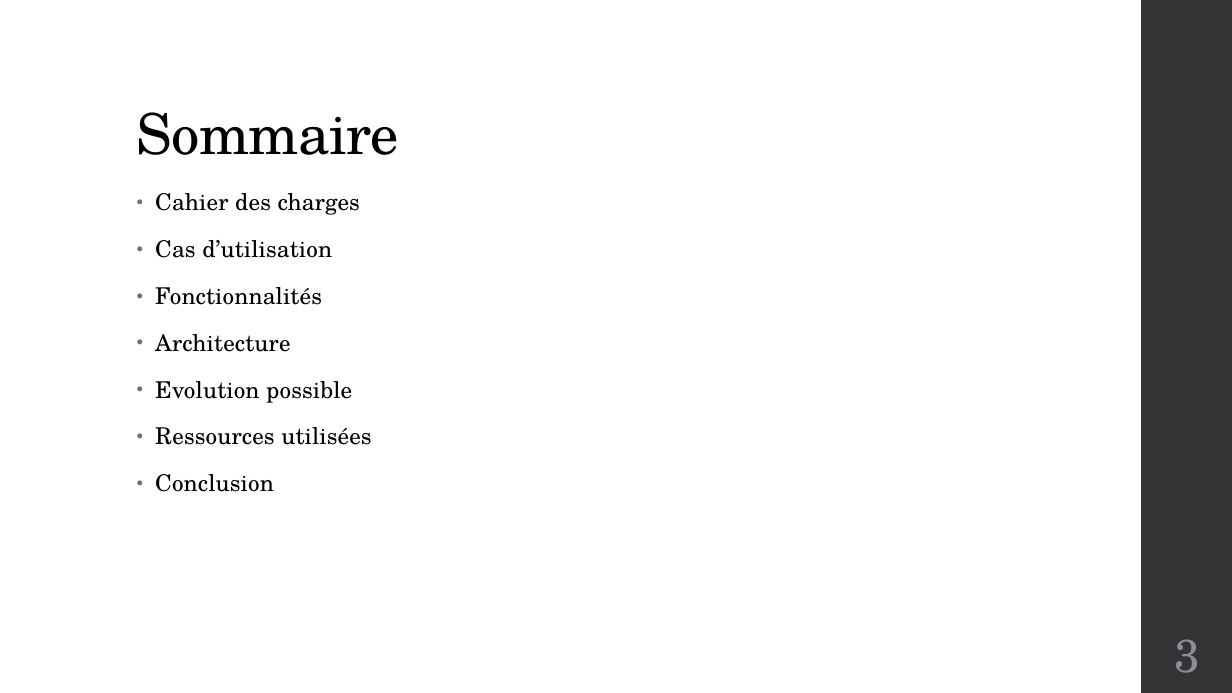
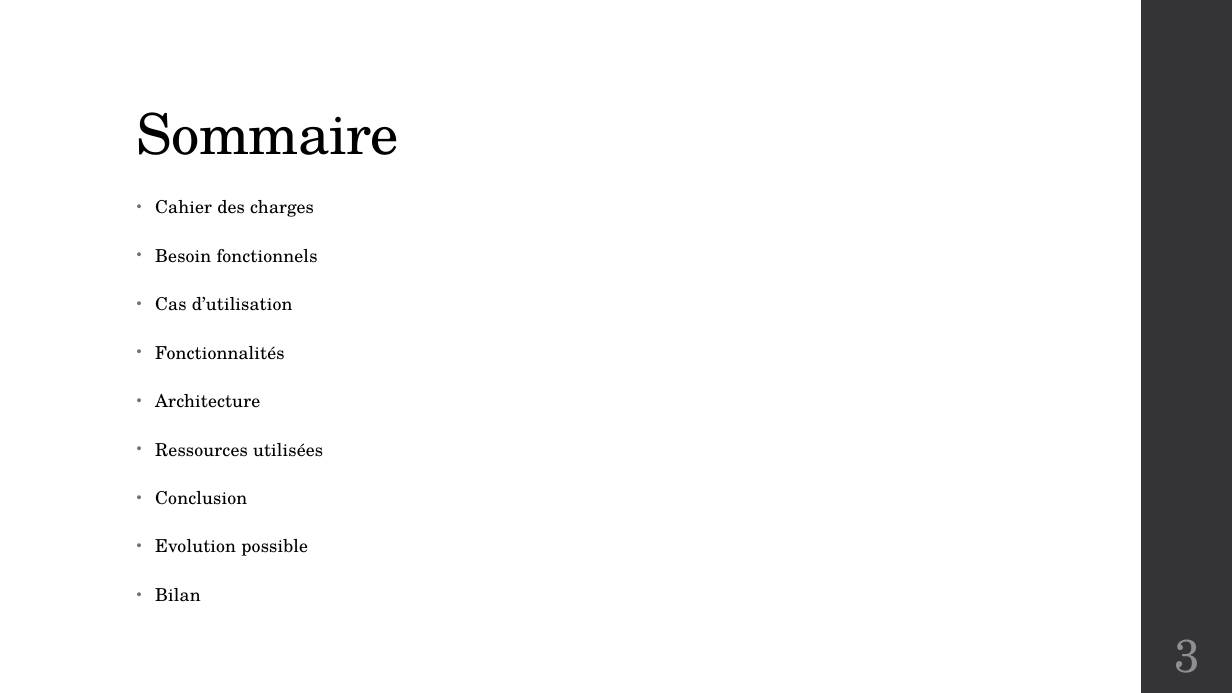
Before and after one commit to fwillemain/ProjetWPF, a slide deck: slide 3 of Livrables/Job Overview.pptx. Drawn at 1232x693 pixels with LibreOffice and Linux fonts; fonts in the diff are those of the drawing. Boxes give left, top, right and bottom in pixels: in the first picture for what was removed or moved away, otherwise in the second. Text is boxed around its words. In the diff, an @@ line names an element or a change of style, - is before the commit and + after.

```diff
--- a/Livrables/Job Overview.pptx
+++ b/Livrables/Job Overview.pptx
@@ text at (155, 200, 323, 505): size 18 to 13.9 pt in "Cahier des charges", "Cas d’utilisation", "Fonctionnalités", "Architecture" and 2 more places; line spacing 0.95 to 1.3 @@
@@ text at (155, 249, 318, 263): paragraph added @@
+• Besoin fonctionnels
@@ text at (155, 381, 352, 403): paragraph removed @@
-• Evolution possible
@@ text at (155, 539, 308, 602): paragraphs added @@
+• Evolution possible
+• Bilan
```
Also in this commit, not shown: 6 other slides changed, 6 slides added, 3 slides removed, 6 other files.
